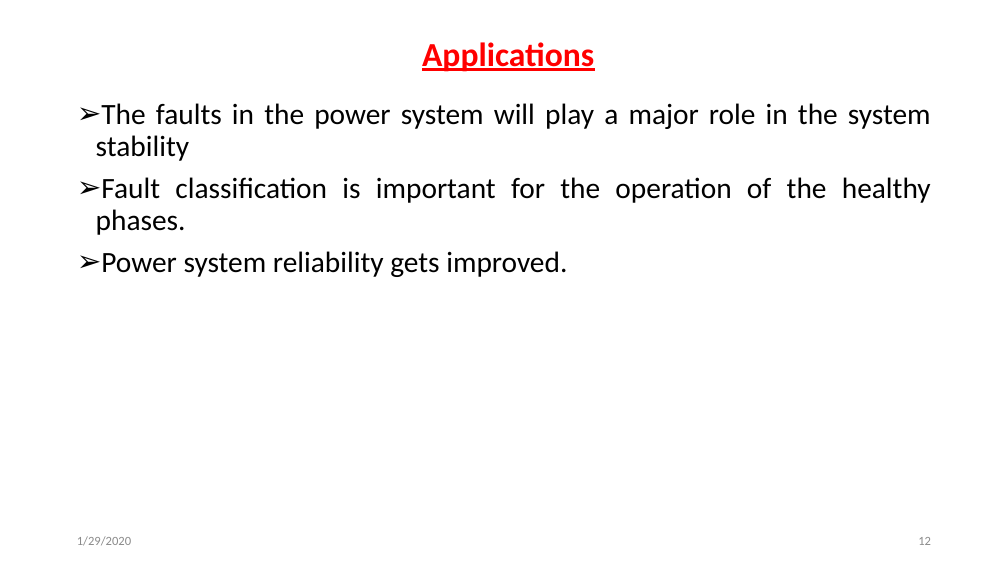
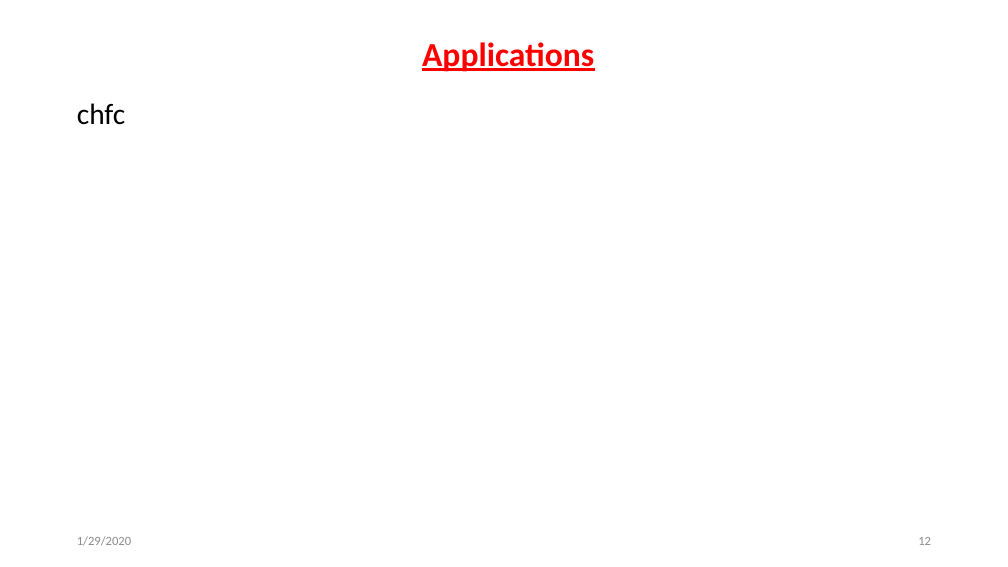
Before and after one commit to svec-final-year-project-eee/Project, a slide deck: slide 12 of Reviews/second review/Second Oral Presentation.pptx. Drawn at 1008x567 pixels with LibreOffice and Linux fonts; fonts in the diff are those of the drawing. Boxes give left, top, right and bottom in pixels: in the first picture for what was removed or moved away, otherwise in the second. Text is boxed around its words. In the diff, an @@ line names an element or a change of style, - is before the commit and + after.

```diff
--- a/Reviews/second review/Second Oral Presentation.pptx
+++ b/Reviews/second review/Second Oral Presentation.pptx
@@ text at <box>77,103,125,125</box>: text changed @@
-➢ The faults in the power system will play a major role in the system stability
-➢ Fault classification is important for the operation of the healthy phases.
-➢ Power system reliability gets improved.
+chfc
```
Also in this commit, not shown: 6 other slides changed.
